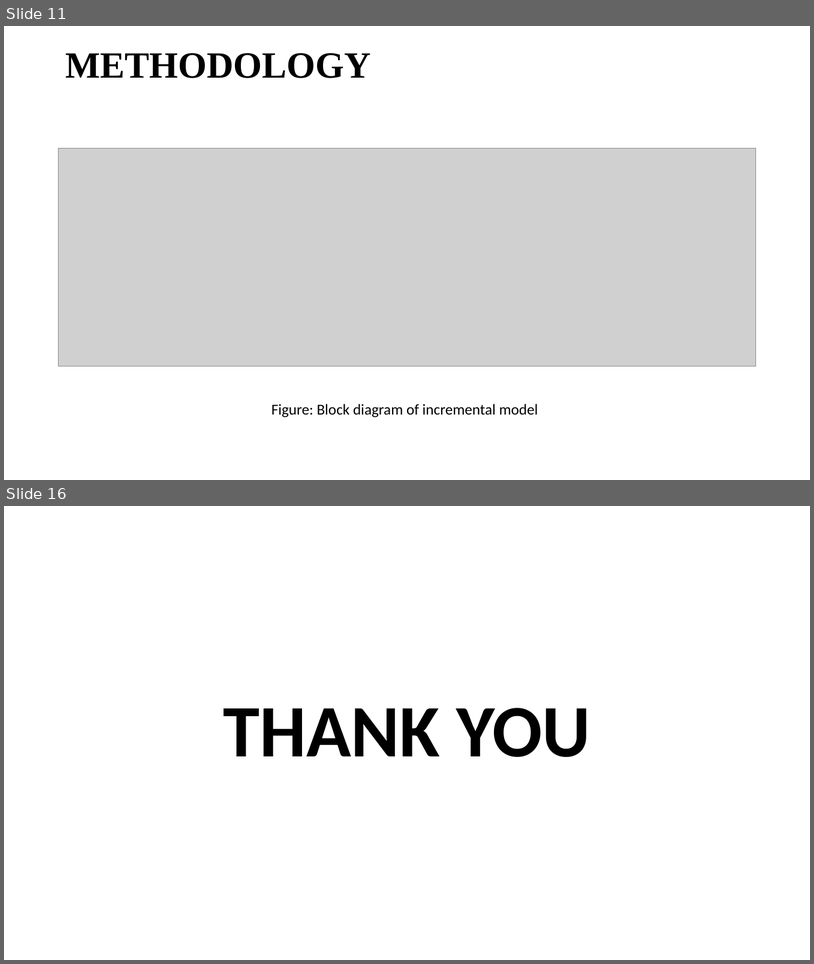
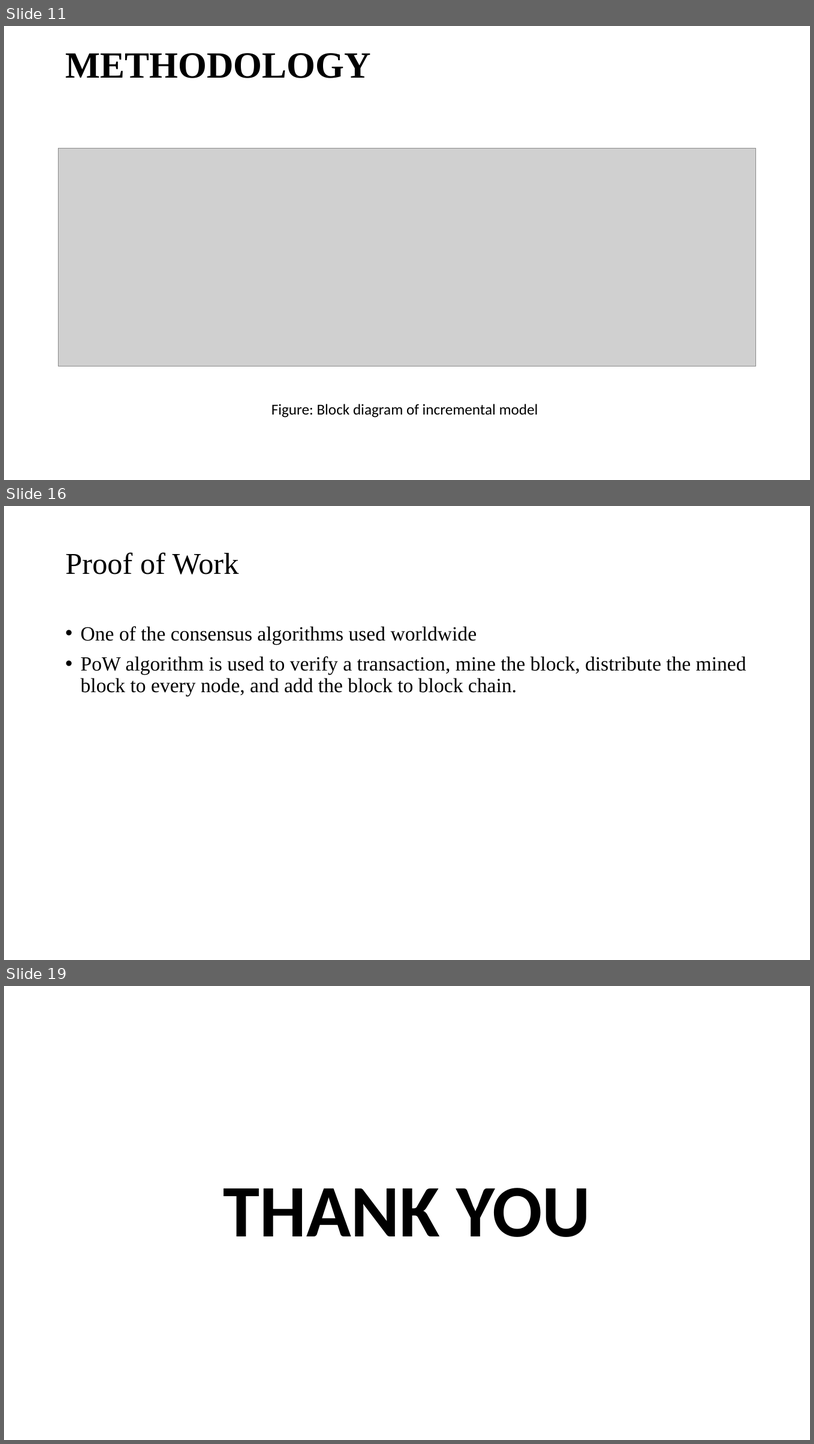
Before and after one commit to sujanW0W/MajorProject, a slide deck: Blockchain.pptx. Shown one above the other, each under a label of ours: slides 11 and 16 before the commit, slides 11, 16 and 19 after it; the slides between them are not shown. The pictures are 814x964 and 814x1444 pixels, drawn with LibreOffice and Linux fonts; fonts in the diff are those of the drawing; grey boxes stand for pictures. Boxes give left, top, right and bottom in pixels: in the first picture for what was removed or moved away, otherwise in the second. Text is boxed around its words. In the diff, an @@ line names an element or a change of style, - is before the commit and + after.

```diff
--- a/Blockchain.pptx
+++ b/Blockchain.pptx
@@ slide 16 added at (x1=4, y1=506, x2=810, y2=960), background #FFFFFF @@
@@ title added at (x1=65, y1=552, x2=239, y2=574), 36 pt, text #000000 @@
+Proof of Work
@@ text added at (x1=81, y1=626, x2=747, y2=696), 24 pt, text #000000 @@
+• One of the consensus algorithms used worldwide
+• PoW algorithm is used to verify a transaction, mine the block, distribute the mined block to every node, and add the block to block chain.
@@ what was slide 16 is now slide 19 @@
```
Also in this commit, not shown: 10 slides changed, 3 other slides added, 1 slide removed, 5 other files.
